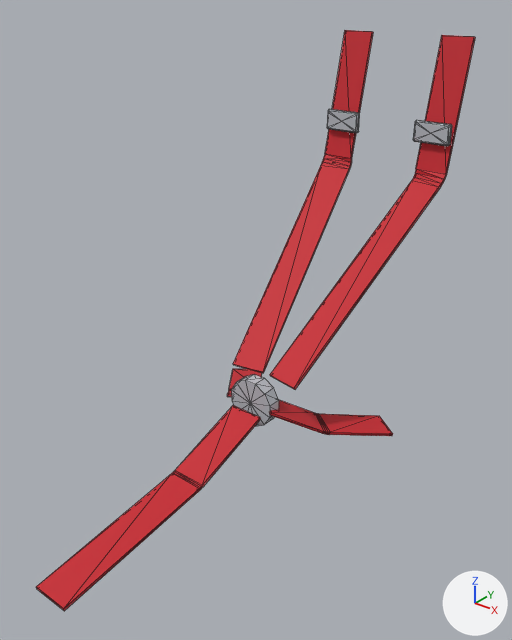
The glTF model assets/parts/interior/race_harness/ridgeback_4x4.glb as it was, and as the next commit left it.
Both versions are drawn from a 50 mm camera at (0.523, -0.679, 0.337) aimed at (0.017, -0.046, -0.055). The lights are fixed; the arrows at lower right show +X, +Y and +Z. The older version comes first. Mesh edges are drawn as thin lines. Where no turn or scale is listed for an object, it has been applied to the vertices. Vertices at exactly the same position are counted once.

The first picture shows 'model'.
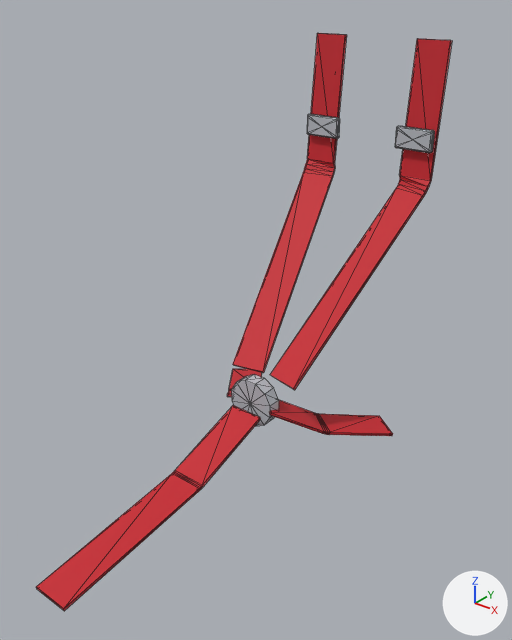
The newer file is also turned or shifted as a whole; pictures and numbers use the older file's frame.

Changed parts and their boxes [x1, y1, x2, y2] in the pictures (512 x 640 px; the box of a moved part takes in the faces that stretch with it):
```json
{"object": "model", "change": "reshaped", "before": [36, 30, 475, 611], "after": [36, 33, 452, 611]}
{"part": 1, "of": "me_model", "change": "moved or reshaped", "before": [327, 109, 360, 133], "after": [307, 114, 340, 139]}
{"part": 2, "of": "me_model", "change": "moved or reshaped", "before": [413, 120, 452, 146], "after": [395, 126, 435, 153]}
{"part": 3, "of": "me_model", "change": "moved or reshaped", "before": [233, 30, 475, 389], "after": [233, 33, 452, 390]}
```

Edits to the scene script, one JSON object a line:
```json
{"block": "me_model", "where": "# used by ob_model"}
{"op": "remove", "block": "me_model", "code": "me_model.from_pydata(...)  # 224 vertices, 416 faces; spans x -0.149..0.149, y -0.354..0.354, z -0.266..0.266"}
{"op": "add", "block": "me_model", "code": "me_model.from_pydata(...)  # 224 vertices, 416 faces; spans x -0.149..0.149, y -0.354..0.279, z -0.266..0.265"}
{"block": "me_model", "change": "me_model part 1: the loose piece of 34 vertices spanning x -0.103..-0.047, y 0.308..0.316, z 0.123..0.153 is moved by (0.0, -0.055, 0.0)"}
{"block": "me_model", "change": "me_model part 2: the loose piece of 34 vertices spanning x 0.047..0.103, y 0.308..0.316, z 0.123..0.153 is moved by (0.0, -0.055, 0.0)"}
{"block": "me_model", "change": "me_model part 3: 50 of 224 vertices moved; they spanned x -0.104..0.104, y 0.016..0.354, z -0.158..0.266 and now span x -0.104..0.104, y 0.015..0.279, z -0.158..0.265; mean shift (0.0, -0.046, 0.0); largest move (0.104, 0.35, 0.266) -> (0.104, 0.275, 0.265)"}
```
